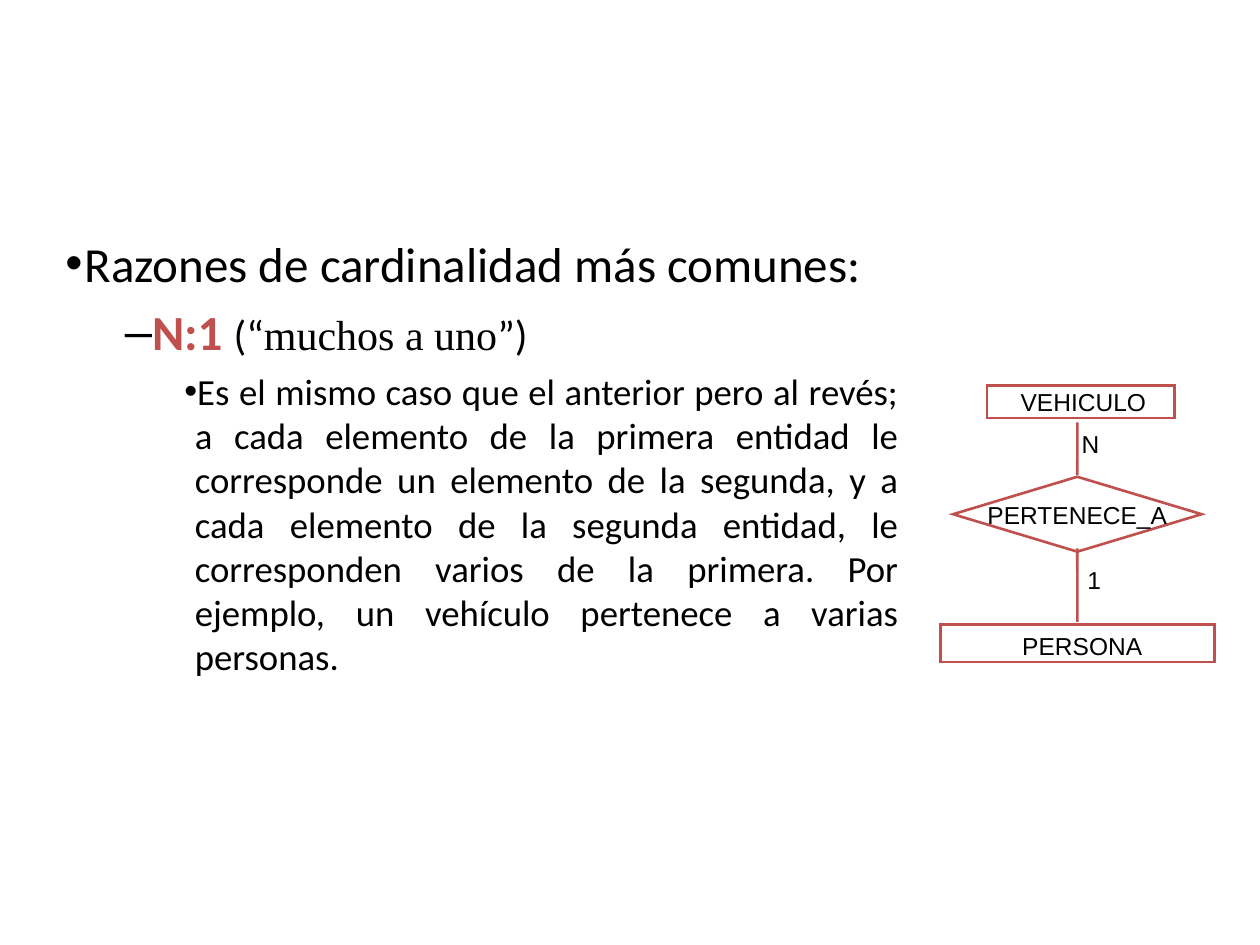
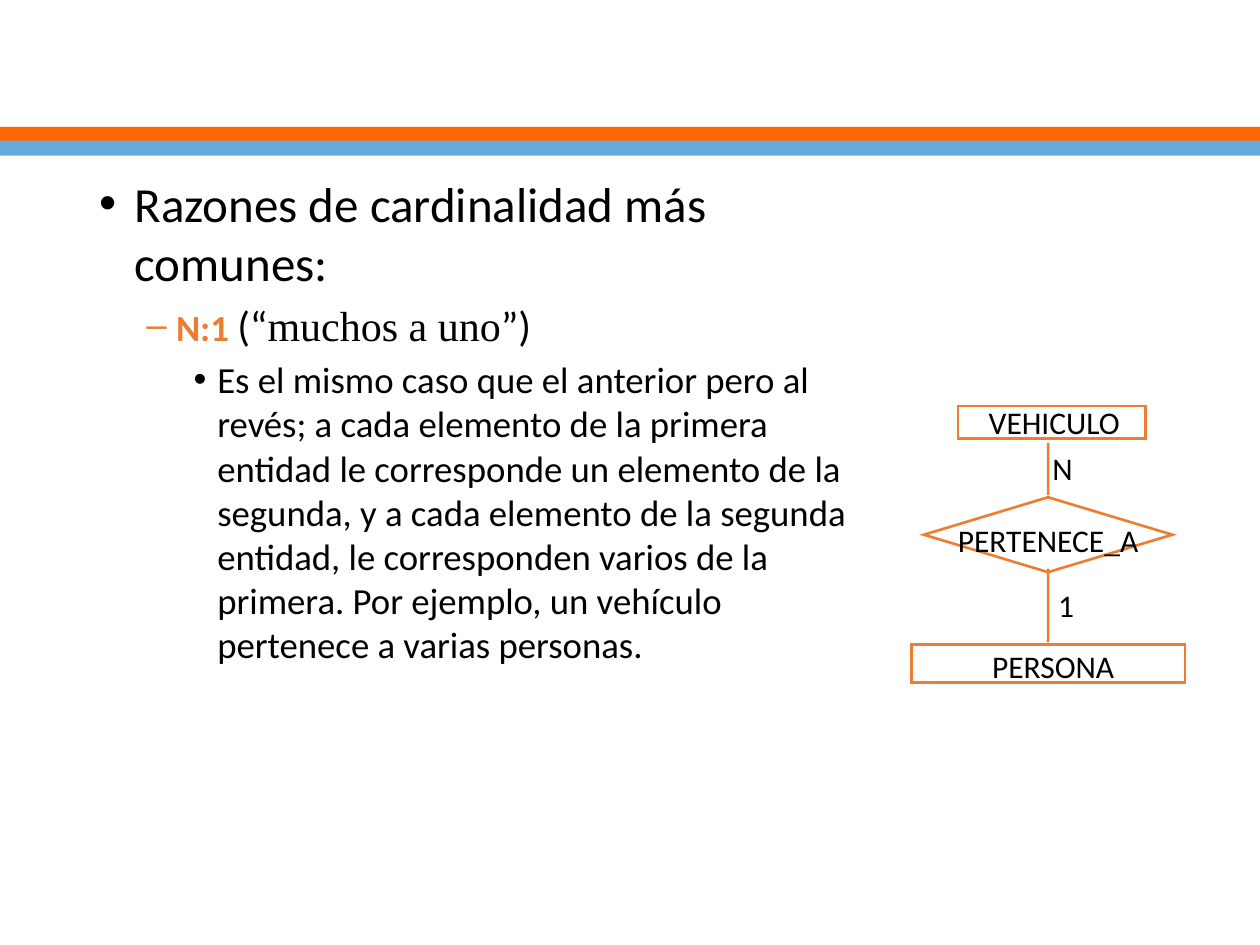
Before and after one commit to ejimenezdelgado/funda_db_martes_tarde_3_2017, a slide deck: slide 44 of Semana 2/Clase2.pptx (slide 43 before the commit). Drawn at 1260x945 pixels with LibreOffice and Linux fonts; fonts in the diff are those of the drawing; background and template pictures are left out. Boxes give left, top, right and bottom in pixels: in the first picture for what was removed or moved away, otherwise in the second. Text is boxed around its words. In the diff, an @@ line names an element or a change of style, - is before the commit and + after.

```diff
--- a/Semana 2/Clase2.pptx
+++ b/Semana 2/Clase2.pptx
@@ title "Modelo entidad-relación: Conceptos" rewrapped from <box>78,25,1202,161</box> to <box>0,0,1260,130</box> @@
@@ rectangle added at <box>0,127,1260,142</box>, fill #FF6600 @@
@@ rectangle added at <box>0,141,1260,156</box>, fill #65ACDD @@
@@ text "Razones de cardinalidad más comunes:": place and size @@
-text "Razones de cardinalidad más comunes:" at <box>85,248,898,676</box>
+text "Razones de cardinalidad más comunes:" at <box>135,188,845,664</box>
@@ text "Razones de cardinalidad más comunes:" at <box>135,188,845,664</box>: size 28 to 21 pt, text colour #C0504D to #ED7D31 in "N:1"; alignment justified to left; indent changed @@
@@ rectangle "VEHICULO" at <box>958,406,1145,438</box>: size 14 to 18 pt, font Arial to Calibri; outline #C0504D 1.5 pt to #ED7D31 1.5 pt @@
@@ line (1048, 495) - (1048, 442): stroke #C0504D 1.5 pt to #ED7D31 1.5 pt @@
@@ text "N" at <box>1052,459,1072,480</box>: size 14 to 18 pt, font Arial to Calibri; more space between paragraphs @@
@@ diamond at <box>924,498,1172,572</box>: outline #C0504D 1.5 pt to #ED7D31 1.5 pt @@
@@ text "PERTENECE_A" at <box>958,525,1138,559</box>: size 14 to 18 pt, font Arial to Calibri @@
@@ 3 texts, 2 rectangles, 2 lines, 1 diamond: place and size @@
-3 texts, 2 rectangles, 2 lines, 1 diamond at <box>940,386,1213,662</box>
+3 texts, 2 rectangles, 2 lines, 1 diamond at <box>911,406,1184,683</box>
@@ line (1048, 568) - (1048, 643): stroke #C0504D 1.5 pt to #ED7D31 1.5 pt @@
@@ text "1" at <box>1058,596,1074,617</box>: size 14 to 18 pt, font Arial to Calibri; more space between paragraphs @@
@@ rectangle "PERSONA" at <box>911,645,1184,683</box>: size 14 to 18 pt, font Arial to Calibri; outline #C0504D 1.5 pt to #ED7D31 1.5 pt @@
```
Also in this commit, not shown: 69 other slides changed, 1 slide added, 1 other file.
